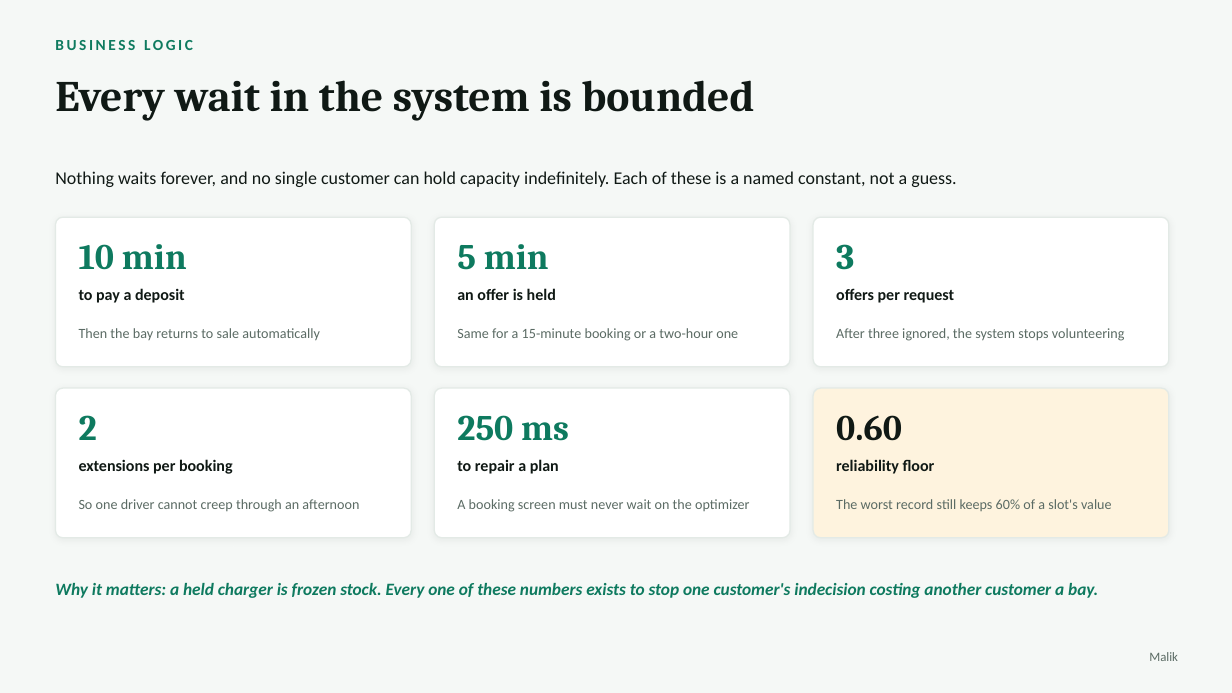
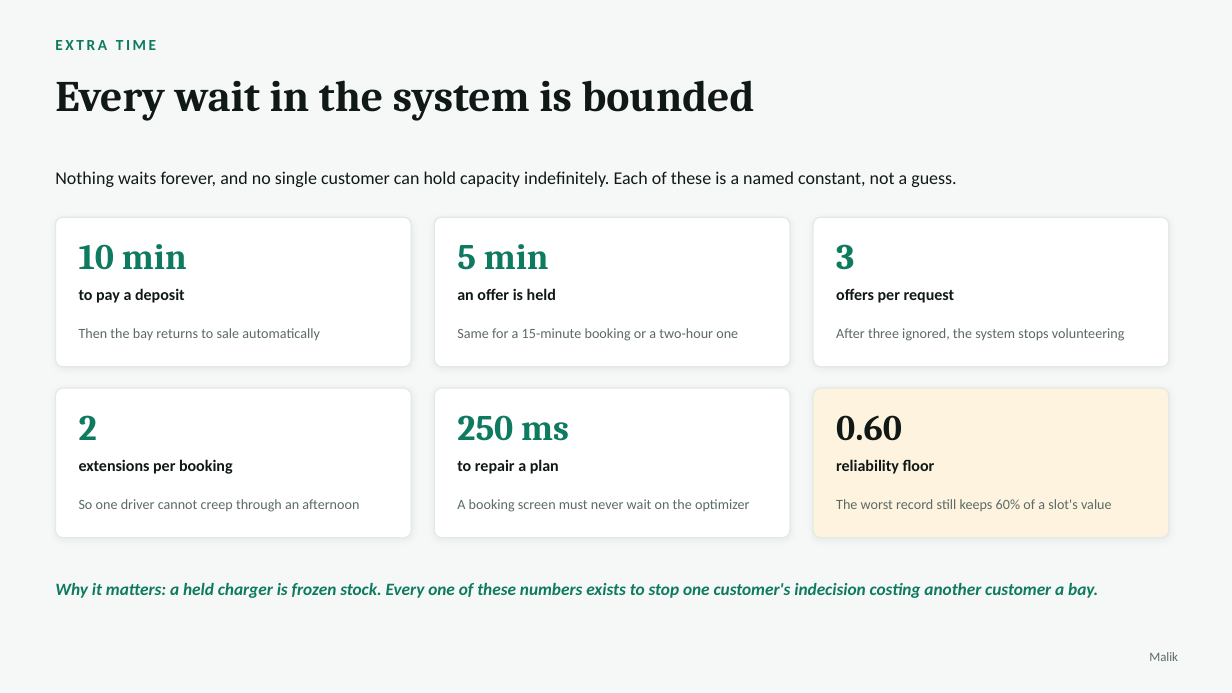
Before and after one commit to AyaSulyman/EVCharging-System, a slide deck: slide 32 of docs/presentation/ChargeHub-Presentation.pptx (slide 19 before the commit). Drawn at 1232x693 pixels with LibreOffice and Linux fonts; fonts in the diff are those of the drawing. Boxes give left, top, right and bottom in pixels: in the first picture for what was removed or moved away, otherwise in the second. Text is boxed around its words. In the diff, an @@ line names an element or a change of style, - is before the commit and + after.

```diff
--- a/docs/presentation/ChargeHub-Presentation.pptx
+++ b/docs/presentation/ChargeHub-Presentation.pptx
@@ text at [55, 40, 156, 50]: text changed @@
-BUSINESS LOGIC
+EXTRA TIME
```
Also in this commit, not shown: 1 other slide changed, 4 slides added.
